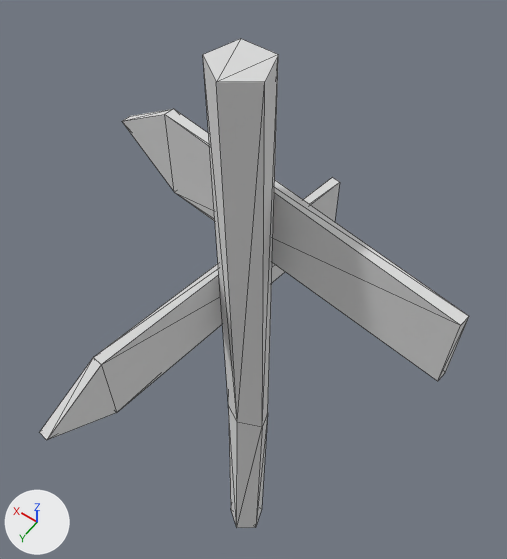
Two versions of the glTF model models/ultimate-pack/low-poly-10/m/props-guidepost.glb, one commit apart.
Rendered twice from a 50 mm camera at (-0.76, 1.04, 3.61) aimed at (0.15, -0.23, 1.61). Every picture has the same lights, and +X, +Y and +Z are marked at lower left. The picture after the commit comes second. Mesh edges are drawn as thin lines. Where no turn or scale is listed for an object, it has been applied to the vertices.

Names of what the first picture shows: 'guidepost'.
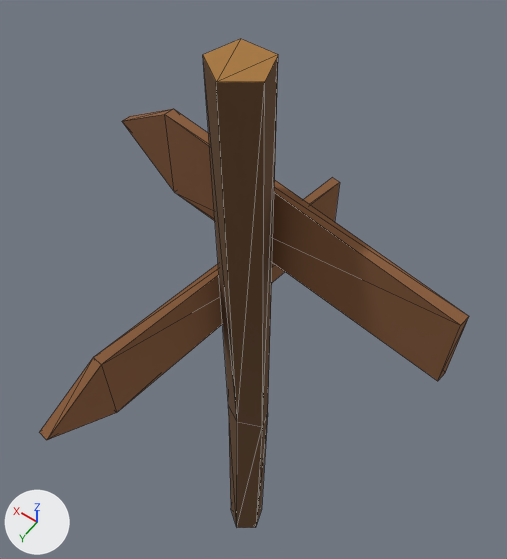
The change, as a list of edits to the scene's bpy script:
```text
Change mat_11_brown_medium:
    mat_11_brown_medium.base_color: (0.8, 0.8, 0.8) -> (0.246, 0.105, 0.0409)  # white #e7e7e7 -> brown #885b39
Change mat_10_brown_dark:
    mat_10_brown_dark.base_color: (0.8, 0.8, 0.8) -> (0.136, 0.0666, 0.0262)  # white #e7e7e7 -> brown #67492d
Change mat_12_brown:
    mat_12_brown.base_color: (0.8, 0.8, 0.8) -> (0.392, 0.188, 0.0482)  # white #e7e7e7 -> brown #a8783e
```

Pixel boxes (x1, y1, x2, y2) of what changed, in the pictures (507 x 559 px):
'guidepost', recoloured (white to brown)
    both: (40, 39, 469, 528)
